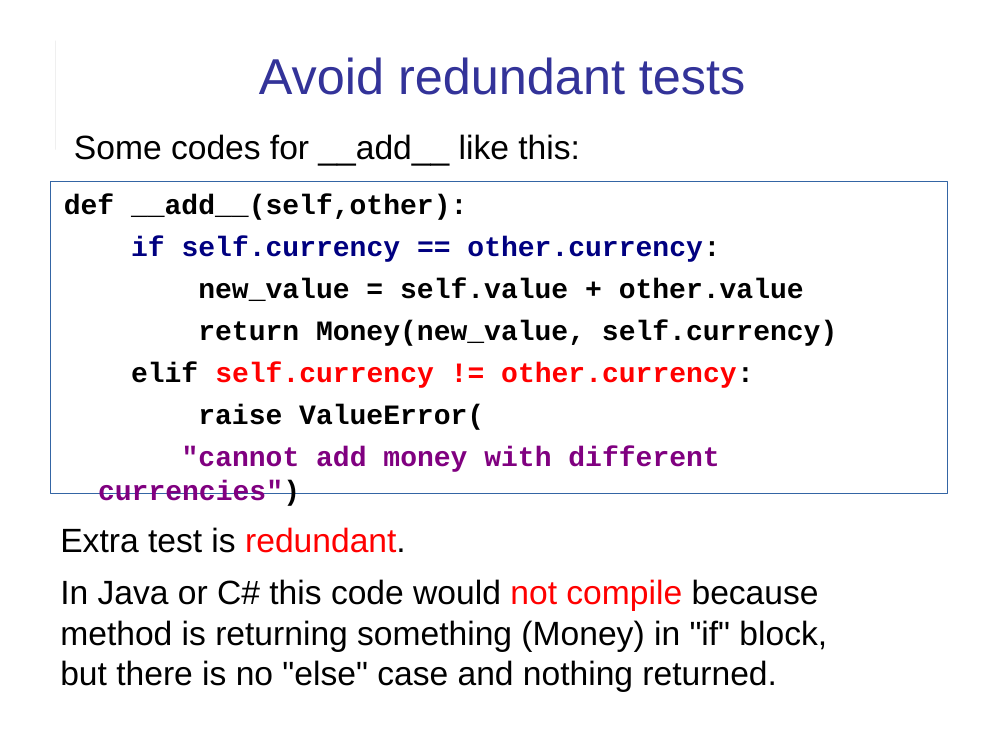
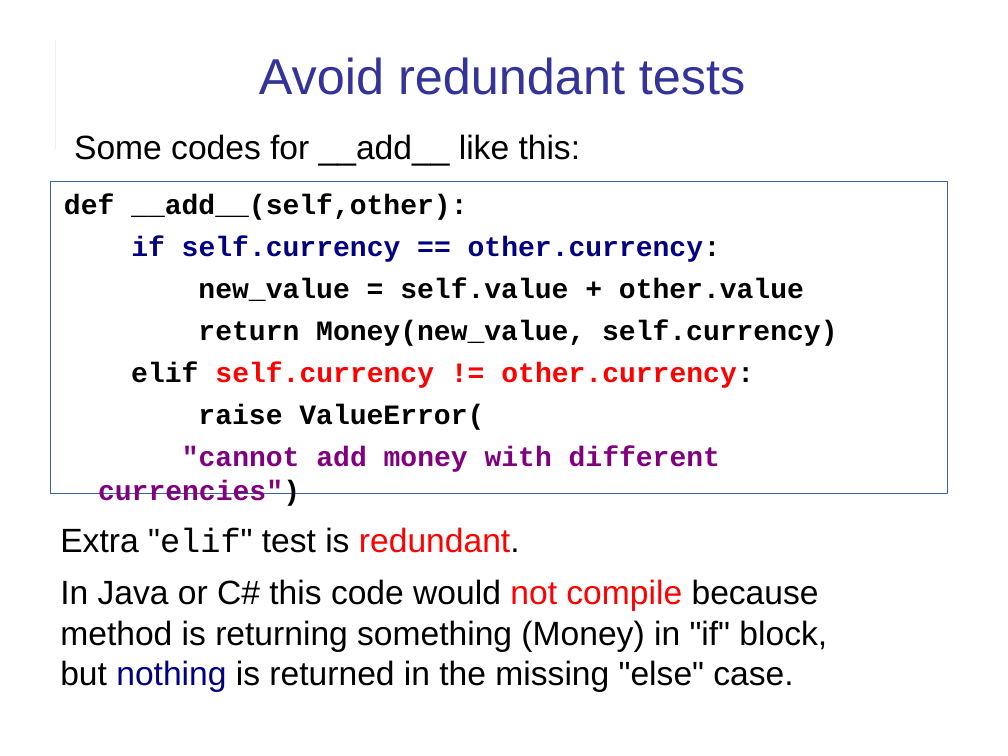
Before and after one commit to cpske/ISP, a slide deck: slide 2 of assignment/feedback/Quiz1-feedback.ppt. Drawn at 1008x756 pixels with LibreOffice and Linux fonts; fonts in the diff are those of the drawing. Boxes give left, top, right and bottom in pixels: in the first picture for what was removed or moved away, otherwise in the second. Text is boxed around its words. In the diff, an @@ line names an element or a change of style, - is before the commit and + after.

```diff
--- a/assignment/feedback/Quiz1-feedback.ppt
+++ b/assignment/feedback/Quiz1-feedback.ppt
@@ text at (60,527,827,692): text changed @@
-Extra test is redundant.
-In Java or C# this code would not compile because method is returning something (Money) in "if" block,
-but there is no "else" case and nothing returned.
+Extra "elif" test is redundant.
+In Java or C# this code would not compile because method is returning something (Money) in "if" block,
+but nothing is returned in the missing "else" case.
```
Also in this commit, not shown: 4 other slides changed, 1 slide added, 1 other file.
